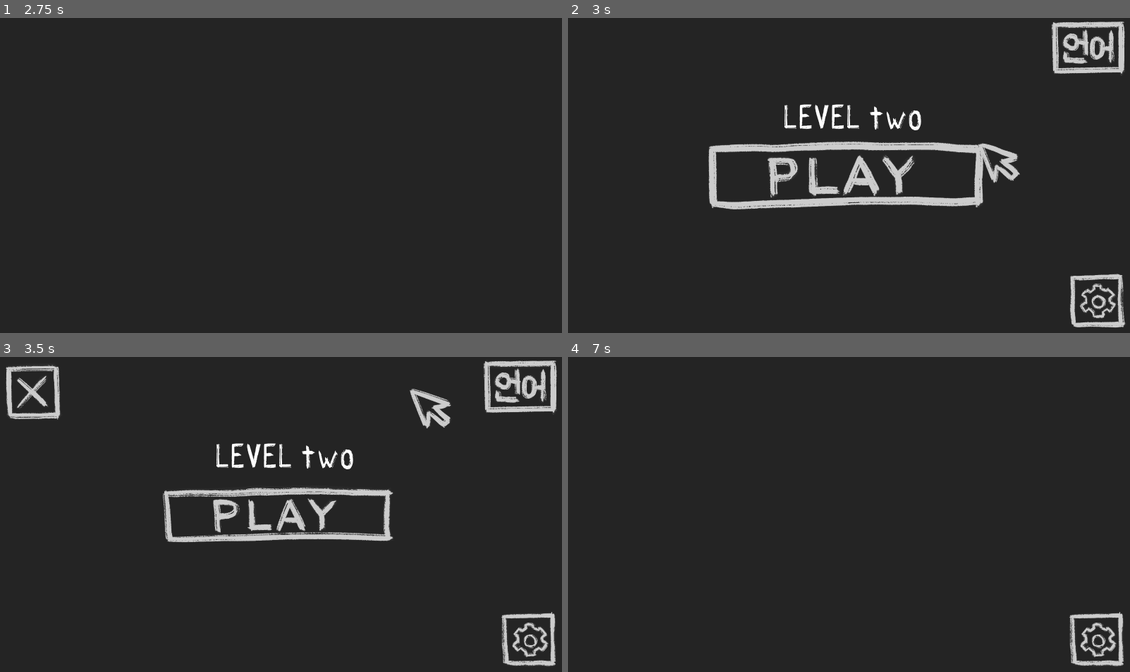
Above: before the commit, frames 1-4 (two rows, left to right).
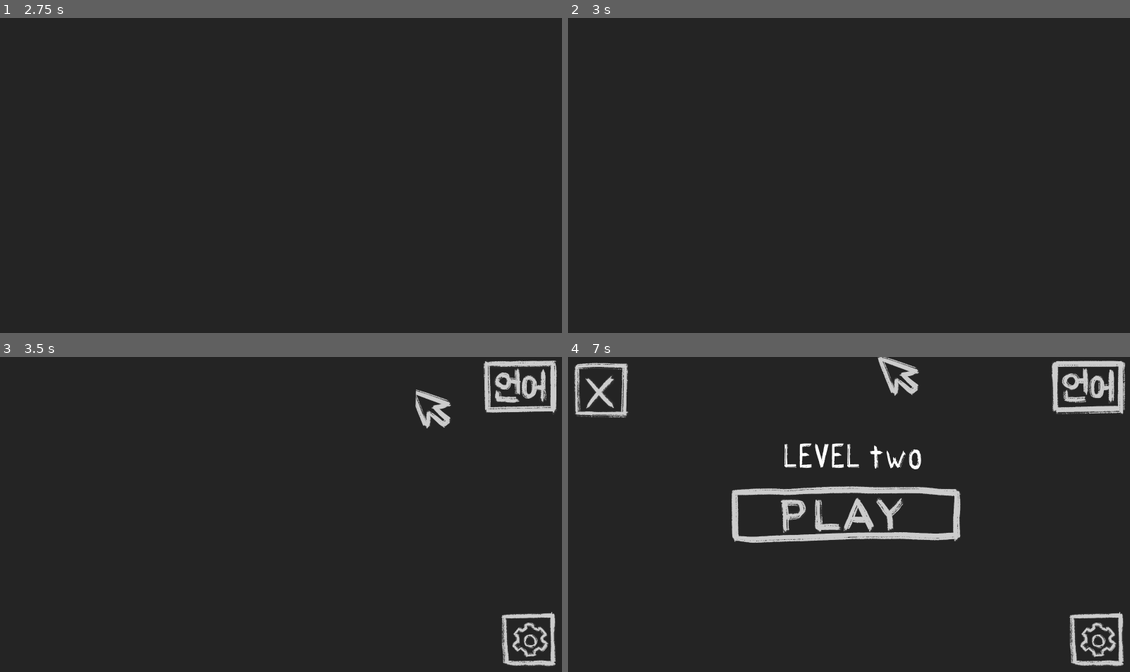
Above: after the commit, the same moments.

Repository: Floxicek/TurnMeOn-PGJ
Game: Godot game, scene res://scenes/levels/level1.tscn
The game is run twice, just before and just after one commit, with the same random seed, the same clock (stepped at 60 frames per second) and the same inputs.
Inputs (mouse positions are in pixels of both pictures, inside the frame that each line leads up to):
- Up to frame 1 (2.75 s): move the mouse to (404, 159) at 0.52 s; press the mouse at (404, 159) at 0.53 s; hold D (RIGHT) 0.53-1.28 s; move the mouse to (168, 191) at 1.27 s; release the mouse at (168, 191) at 1.28 s; hold S (DOWN) 1.28-2.03 s; tap K (START_KEYBOARD_CONTROL) at 1.35 s; click (168, 191) at 1.55 s; move the mouse to (337, 106) at 2.02 s; press the mouse at (337, 106) at 2.03 s; hold D (RIGHT) from 2.03 s (still down)
- Up to frame 2 (3 s): tap Enter at 2.75 s; move the mouse to (820, 241) at 2.77 s; release D (RIGHT) at 2.78 s; release the mouse at (820, 241) at 2.78 s; hold W (UP) from 2.78 s (still down); click (820, 241) at 2.85 s
- Up to frame 3 (3.5 s): keep holding W (UP)
- Up to frame 4 (7 s): move the mouse to (1017, 564) at 3.52 s; release W (UP) at 3.53 s; press the mouse at (1017, 564) at 3.53 s; hold A (LEFT) 3.53-5.03 s; tap K (START_KEYBOARD_CONTROL) at 3.6, 5.85 s; move the mouse to (680, 467) at 4.27 s; release the mouse at (680, 467) at 4.28 s; click (680, 467) at 4.35 s; move the mouse to (877, 514) at 5.02 s; press the mouse at (877, 514) at 5.03 s; hold S (DOWN) 5.03-5.78 s; move the mouse to (764, 435) at 5.77 s; release the mouse at (764, 435) at 5.78 s; hold D (RIGHT) 5.78-6.53 s; click (764, 435) at 6.05 s; move the mouse to (972, 498) at 6.52 s; press the mouse at (972, 498) at 6.53 s; hold W (UP) from 6.53 s (still down)

Frame 1 is identical in both runs. In frame 2, 7.3% of the frame differs, in the area x 24-100%, y 1-99%; in frame 3, 4.3%; in frame 4, 6.0%.

Commit message:
Refactor scene management and button interactions; implement level progression and improve cursor detection

Diff:
--- a/autoload/Globals.gd
+++ b/autoload/Globals.gd
@@ -1,11 +1 @@
 extends Node
-
-
-# Called when the node enters the scene tree for the first time.
-func _ready() -> void:
-	pass # Replace with function body.
-
-
-# Called every frame. 'delta' is the elapsed time since the previous frame.
-func _process(delta: float) -> void:
-	pass
--- a/autoload/SceneManager.gd
+++ b/autoload/SceneManager.gd
@@ -10,6 +10,7 @@
 
 var _request_timer: SceneTreeTimer
 var min_wait_time = 1
+var _in_progress = false
 
 func _ready() -> void:
 	_transition = transition_scene.instantiate()
@@ -27,10 +28,12 @@
 	# Clear scene animation done
 	ResourceLoader.load_threaded_request(_target_scene_path)
 	_request_timer = get_tree().create_timer(min_wait_time)
+	_in_progress = true
 	print("loading scene")
 
 func _show_scene_done() -> void:
 	# Show scene animation done
+	_in_progress = false
 	pass
 
 
@@ -41,7 +44,7 @@
 		# Check the loading status:
 		match _loading_status:
 			ResourceLoader.THREAD_LOAD_IN_PROGRESS:
-				print(_progress[0] * 100)
+				print("loading:", _progress[0] * 100)
 			ResourceLoader.THREAD_LOAD_LOADED:
 				# When done loading, change to the target scene:
 				get_tree().change_scene_to_packed(ResourceLoader.load_threaded_get(_target_scene_path))
@@ -52,3 +55,14 @@
 			ResourceLoader.THREAD_LOAD_FAILED:
 				# Well some error happend:
 				push_error("Error changing scenes")
+
+
+var _current_level_index := 0
+var levels = ["res://scenes/levels/level1.tscn", "res://scenes/levels/level2.tscn"]
+
+func next_level():
+	print(_in_progress, "in progress")
+	if not _in_progress:
+		_current_level_index = (_current_level_index + 1) % levels.size()
+		print("Level",_current_level_index)
+		change_scene(levels[_current_level_index])
--- a/project.godot
+++ b/project.godot
@@ -30,6 +30,7 @@
 [global_group]
 
 Button=""
+Cursor=""
 
 [input]
 
--- a/scenes/cursor_object.tscn
+++ b/scenes/cursor_object.tscn
@@ -25,7 +25,7 @@
 "speed": 5.0
 }]
 
-[node name="CursorObject" type="Area2D"]
+[node name="CursorObject" type="Area2D" groups=["Cursor"]]
 script = ExtResource("1_5webd")
 
 [node name="CollisionShape2D" type="CollisionShape2D" parent="."]
--- a/scenes/levels/level_1.gd
+++ b/scenes/levels/level_1.gd
@@ -2,5 +2,4 @@
 
 
 func _on_play_button_pressed() -> void:
-	#print("first scene button pressed")
-	SceneManager.change_scene("res://scenes/levels/level2.tscn")
+	SceneManager.next_level()
--- a/scenes/levels/level_2.gd
+++ b/scenes/levels/level_2.gd
@@ -2,5 +2,4 @@
 
 
 func _on_play_button_pressed() -> void:
-	#print("first scene button pressed")
-	SceneManager.change_scene("res://scenes/levels/level1.tscn")
+	SceneManager.next_level()
--- a/scripts/button.gd
+++ b/scripts/button.gd
@@ -10,14 +10,14 @@
 
 
 func _on_area_entered(area):
-	if area is Cursor_object:
+	if area.is_in_group("Cursor"):
 		hover_start.emit(area)
 		var tween = get_tree().create_tween()
 		tween.tween_property(self, "scale", Vector2(1.2, 1.2), .05)
 		tween.set_trans(Tween.TRANS_CUBIC)
 
 func _on_area_exited(area) -> void:
-	if area is Cursor_object:
+	if area.is_in_group("Cursor"):
 		hover_stopped.emit(area)
 		var tween = get_tree().create_tween()
 		tween.tween_property(self, "scale", Vector2(1, 1), .05)
--- a/scripts/cursor_object_script.gd
+++ b/scripts/cursor_object_script.gd
@@ -52,7 +52,7 @@
 func _input(event: InputEvent) -> void:
 	if event.is_action("START_KEYBOARD_CONTROL"):
 		stop_controlling_mouse_with_keyboard() if is_keyboard_mode else start_controlling_mouse_with_keyboard()
-	elif event.is_action("click"):
+	elif event.is_action_pressed("click"):
 		for b in buttons:
 			b.pressed.emit()
 				#current_button.push(test_func)
